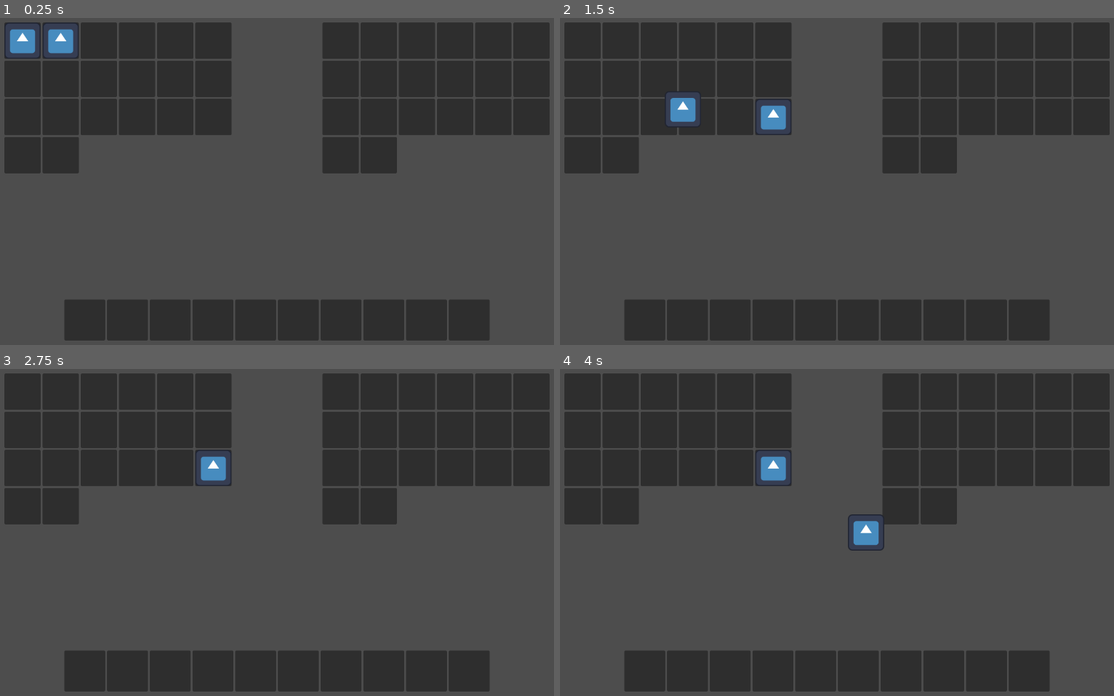
Above: before the commit, frames 1-4 (two rows, left to right).
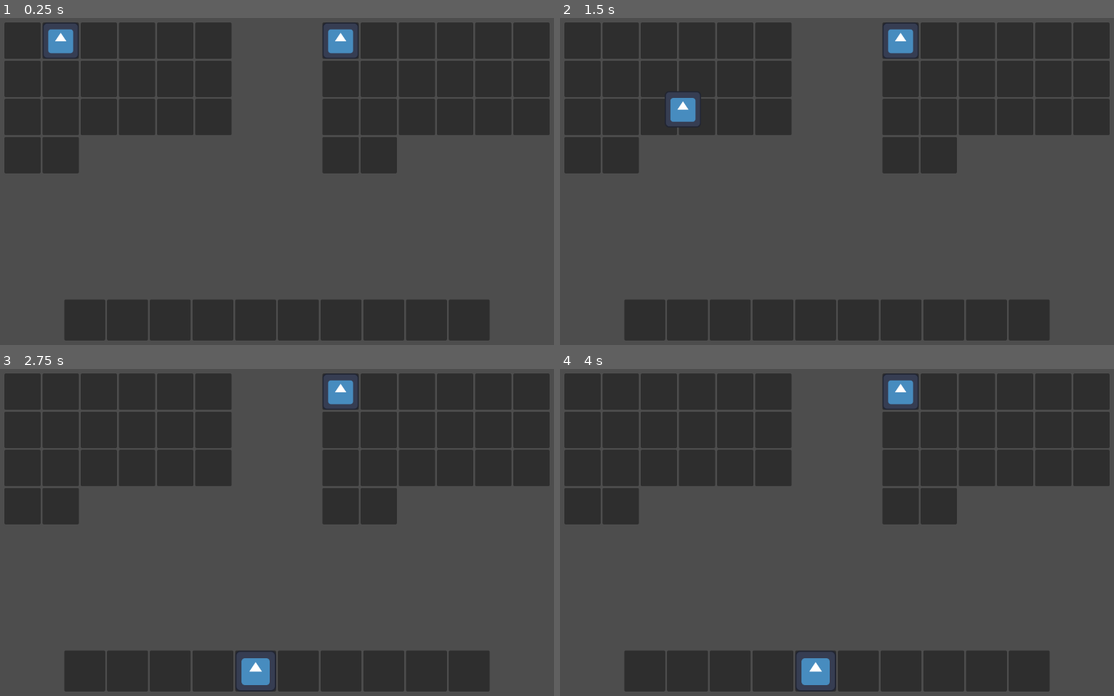
Above: after the commit, the same moments.

Repository: DAGimenez/Detector_Proyect
Game: Godot game, scene res://Escenas/inventario/mochila.tscn
Two runs of this game, one before a commit and one after it. Both use one fixed random seed, a clock stepped at 60 frames per second and the inputs below. This scene is started directly instead of the project's main scene. The engine's default icon, where the game draws it, is replaced by a stand-in: a white triangle on a blue panel in a dark square.
Inputs (mouse positions are in pixels of both pictures, inside the frame that each line leads up to):
- Up to frame 1 (0.25 s): no input
- Up to frame 2 (1.5 s): tap Enter at 0.5 s; drag from (582, 40) to (892, 109) at 0.52 s; drag from (620, 40) to (809, 246) at 1.27 s
- Up to frame 3 (2.75 s): move the mouse to (216, 467) at 2.02 s; hold D (vi_right) from 2.03 s (still down); tap Shift (vi_shift) at 2.1 s; click (216, 467) at 2.17 s
- Up to frame 4 (4 s): release D (vi_right) at 2.75 s; tap Space at 2.75 s; drag from (776, 467) to (665, 483) at 2.77 s; drag from (659, 467) to (864, 532) at 3.52 s

The runs differ from the first frame. In frame 1, 1.2% of the frame differs, in the area x 1-65%, y 1-12%; in frame 2, 1.3%; in frame 3, 2.1%; in frame 4, 2.5%, in the area x 35-65%, y 1-99%.

Commit message:
objeto inmovible

Diff:
--- a/detector-proyecto/Escenas/inventario/mochila.tscn
+++ b/detector-proyecto/Escenas/inventario/mochila.tscn
@@ -1,7 +1,8 @@
-[gd_scene load_steps=3 format=3 uid="uid://c5xahx17caxpv"]
+[gd_scene load_steps=4 format=3 uid="uid://c5xahx17caxpv"]
 
 [ext_resource type="Script" uid="uid://clgjsj3mfny3m" path="res://Escenas/inventario/mochila.gd" id="1_ab3fh"]
 [ext_resource type="PackedScene" uid="uid://bmgu7ey3ebwlr" path="res://Escenas/inventario/objetos_movibles/objetos_movibles.tscn" id="2_xib3d"]
+[ext_resource type="PackedScene" uid="uid://cidjy0vseyess" path="res://Escenas/inventario/objetos_inmovibles/objetos_inmovibles.tscn" id="3_xib3d"]
 
 [node name="mochila" type="CanvasLayer"]
 script = ExtResource("1_ab3fh")
@@ -43,9 +44,6 @@
 custom_minimum_size = Vector2(80, 80)
 layout_mode = 2
 
-[node name="objetos_movibles" parent="inventario/MarginContainer/VBoxContainer/grillas/movibles/slot" instance=ExtResource("2_xib3d")]
-layout_mode = 2
-
 [node name="slot2" type="PanelContainer" parent="inventario/MarginContainer/VBoxContainer/grillas/movibles" groups=["paneles"]]
 custom_minimum_size = Vector2(80, 80)
 layout_mode = 2
@@ -211,83 +209,86 @@
 size_flags_vertical = 0
 columns = 6
 
-[node name="slot" type="PanelContainer" parent="inventario/MarginContainer/VBoxContainer/grillas/inmovible"]
-custom_minimum_size = Vector2(80, 80)
-layout_mode = 2
-
-[node name="slot2" type="PanelContainer" parent="inventario/MarginContainer/VBoxContainer/grillas/inmovible"]
-custom_minimum_size = Vector2(80, 80)
-layout_mode = 2
-
-[node name="slot3" type="PanelContainer" parent="inventario/MarginContainer/VBoxContainer/grillas/inmovible"]
-custom_minimum_size = Vector2(80, 80)
-layout_mode = 2
-
-[node name="slot4" type="PanelContainer" parent="inventario/MarginContainer/VBoxContainer/grillas/inmovible"]
-custom_minimum_size = Vector2(80, 80)
-layout_mode = 2
-
-[node name="slot5" type="PanelContainer" parent="inventario/MarginContainer/VBoxContainer/grillas/inmovible"]
-custom_minimum_size = Vector2(80, 80)
-layout_mode = 2
-
-[node name="slot6" type="PanelContainer" parent="inventario/MarginContainer/VBoxContainer/grillas/inmovible"]
-custom_minimum_size = Vector2(80, 80)
-layout_mode = 2
-
-[node name="slot7" type="PanelContainer" parent="inventario/MarginContainer/VBoxContainer/grillas/inmovible"]
-custom_minimum_size = Vector2(80, 80)
-layout_mode = 2
-
-[node name="slot8" type="PanelContainer" parent="inventario/MarginContainer/VBoxContainer/grillas/inmovible"]
-custom_minimum_size = Vector2(80, 80)
-layout_mode = 2
-
-[node name="slot9" type="PanelContainer" parent="inventario/MarginContainer/VBoxContainer/grillas/inmovible"]
-custom_minimum_size = Vector2(80, 80)
-layout_mode = 2
-
-[node name="slot10" type="PanelContainer" parent="inventario/MarginContainer/VBoxContainer/grillas/inmovible"]
-custom_minimum_size = Vector2(80, 80)
-layout_mode = 2
-
-[node name="slot11" type="PanelContainer" parent="inventario/MarginContainer/VBoxContainer/grillas/inmovible"]
-custom_minimum_size = Vector2(80, 80)
-layout_mode = 2
-
-[node name="slot12" type="PanelContainer" parent="inventario/MarginContainer/VBoxContainer/grillas/inmovible"]
-custom_minimum_size = Vector2(80, 80)
-layout_mode = 2
-
-[node name="slot13" type="PanelContainer" parent="inventario/MarginContainer/VBoxContainer/grillas/inmovible"]
-custom_minimum_size = Vector2(80, 80)
-layout_mode = 2
-
-[node name="slot14" type="PanelContainer" parent="inventario/MarginContainer/VBoxContainer/grillas/inmovible"]
-custom_minimum_size = Vector2(80, 80)
-layout_mode = 2
-
-[node name="slot15" type="PanelContainer" parent="inventario/MarginContainer/VBoxContainer/grillas/inmovible"]
-custom_minimum_size = Vector2(80, 80)
-layout_mode = 2
-
-[node name="slot16" type="PanelContainer" parent="inventario/MarginContainer/VBoxContainer/grillas/inmovible"]
-custom_minimum_size = Vector2(80, 80)
-layout_mode = 2
-
-[node name="slot17" type="PanelContainer" parent="inventario/MarginContainer/VBoxContainer/grillas/inmovible"]
-custom_minimum_size = Vector2(80, 80)
-layout_mode = 2
-
-[node name="slot18" type="PanelContainer" parent="inventario/MarginContainer/VBoxContainer/grillas/inmovible"]
-custom_minimum_size = Vector2(80, 80)
-layout_mode = 2
-
-[node name="slot19" type="PanelContainer" parent="inventario/MarginContainer/VBoxContainer/grillas/inmovible"]
-custom_minimum_size = Vector2(80, 80)
-layout_mode = 2
-
-[node name="slot20" type="PanelContainer" parent="inventario/MarginContainer/VBoxContainer/grillas/inmovible"]
+[node name="slot" type="PanelContainer" parent="inventario/MarginContainer/VBoxContainer/grillas/inmovible" groups=["inmovibles"]]
+custom_minimum_size = Vector2(80, 80)
+layout_mode = 2
+
+[node name="objetos_inmovibles" parent="inventario/MarginContainer/VBoxContainer/grillas/inmovible/slot" instance=ExtResource("3_xib3d")]
+layout_mode = 2
+
+[node name="slot2" type="PanelContainer" parent="inventario/MarginContainer/VBoxContainer/grillas/inmovible" groups=["inmovibles"]]
+custom_minimum_size = Vector2(80, 80)
+layout_mode = 2
+
+[node name="slot3" type="PanelContainer" parent="inventario/MarginContainer/VBoxContainer/grillas/inmovible" groups=["inmovibles"]]
+custom_minimum_size = Vector2(80, 80)
+layout_mode = 2
+
+[node name="slot4" type="PanelContainer" parent="inventario/MarginContainer/VBoxContainer/grillas/inmovible" groups=["inmovibles"]]
+custom_minimum_size = Vector2(80, 80)
+layout_mode = 2
+
+[node name="slot5" type="PanelContainer" parent="inventario/MarginContainer/VBoxContainer/grillas/inmovible" groups=["inmovibles"]]
+custom_minimum_size = Vector2(80, 80)
+layout_mode = 2
+
+[node name="slot6" type="PanelContainer" parent="inventario/MarginContainer/VBoxContainer/grillas/inmovible" groups=["inmovibles"]]
+custom_minimum_size = Vector2(80, 80)
+layout_mode = 2
+
+[node name="slot7" type="PanelContainer" parent="inventario/MarginContainer/VBoxContainer/grillas/inmovible" groups=["inmovibles"]]
+custom_minimum_size = Vector2(80, 80)
+layout_mode = 2
+
+[node name="slot8" type="PanelContainer" parent="inventario/MarginContainer/VBoxContainer/grillas/inmovible" groups=["inmovibles"]]
+custom_minimum_size = Vector2(80, 80)
+layout_mode = 2
+
+[node name="slot9" type="PanelContainer" parent="inventario/MarginContainer/VBoxContainer/grillas/inmovible" groups=["inmovibles"]]
+custom_minimum_size = Vector2(80, 80)
+layout_mode = 2
+
+[node name="slot10" type="PanelContainer" parent="inventario/MarginContainer/VBoxContainer/grillas/inmovible" groups=["inmovibles"]]
+custom_minimum_size = Vector2(80, 80)
+layout_mode = 2
+
+[node name="slot11" type="PanelContainer" parent="inventario/MarginContainer/VBoxContainer/grillas/inmovible" groups=["inmovibles"]]
+custom_minimum_size = Vector2(80, 80)
+layout_mode = 2
+
+[node name="slot12" type="PanelContainer" parent="inventario/MarginContainer/VBoxContainer/grillas/inmovible" groups=["inmovibles"]]
+custom_minimum_size = Vector2(80, 80)
+layout_mode = 2
+
+[node name="slot13" type="PanelContainer" parent="inventario/MarginContainer/VBoxContainer/grillas/inmovible" groups=["inmovibles"]]
+custom_minimum_size = Vector2(80, 80)
+layout_mode = 2
+
+[node name="slot14" type="PanelContainer" parent="inventario/MarginContainer/VBoxContainer/grillas/inmovible" groups=["inmovibles"]]
+custom_minimum_size = Vector2(80, 80)
+layout_mode = 2
+
+[node name="slot15" type="PanelContainer" parent="inventario/MarginContainer/VBoxContainer/grillas/inmovible" groups=["inmovibles"]]
+custom_minimum_size = Vector2(80, 80)
+layout_mode = 2
+
+[node name="slot16" type="PanelContainer" parent="inventario/MarginContainer/VBoxContainer/grillas/inmovible" groups=["inmovibles"]]
+custom_minimum_size = Vector2(80, 80)
+layout_mode = 2
+
+[node name="slot17" type="PanelContainer" parent="inventario/MarginContainer/VBoxContainer/grillas/inmovible" groups=["inmovibles"]]
+custom_minimum_size = Vector2(80, 80)
+layout_mode = 2
+
+[node name="slot18" type="PanelContainer" parent="inventario/MarginContainer/VBoxContainer/grillas/inmovible" groups=["inmovibles"]]
+custom_minimum_size = Vector2(80, 80)
+layout_mode = 2
+
+[node name="slot19" type="PanelContainer" parent="inventario/MarginContainer/VBoxContainer/grillas/inmovible" groups=["inmovibles"]]
+custom_minimum_size = Vector2(80, 80)
+layout_mode = 2
+
+[node name="slot20" type="PanelContainer" parent="inventario/MarginContainer/VBoxContainer/grillas/inmovible" groups=["inmovibles"]]
 custom_minimum_size = Vector2(80, 80)
 layout_mode = 2
 
@@ -381,42 +382,42 @@
 size_flags_vertical = 4
 columns = 10
 
-[node name="slot" type="PanelContainer" parent="inventario/MarginContainer/VBoxContainer/slots_principal/GridContainer"]
-custom_minimum_size = Vector2(90, 90)
-layout_mode = 2
-
-[node name="slot2" type="PanelContainer" parent="inventario/MarginContainer/VBoxContainer/slots_principal/GridContainer"]
-custom_minimum_size = Vector2(90, 90)
-layout_mode = 2
-
-[node name="slot3" type="PanelContainer" parent="inventario/MarginContainer/VBoxContainer/slots_principal/GridContainer"]
-custom_minimum_size = Vector2(90, 90)
-layout_mode = 2
-
-[node name="slot4" type="PanelContainer" parent="inventario/MarginContainer/VBoxContainer/slots_principal/GridContainer"]
-custom_minimum_size = Vector2(90, 90)
-layout_mode = 2
-
-[node name="slot5" type="PanelContainer" parent="inventario/MarginContainer/VBoxContainer/slots_principal/GridContainer"]
-custom_minimum_size = Vector2(90, 90)
-layout_mode = 2
-
-[node name="slot6" type="PanelContainer" parent="inventario/MarginContainer/VBoxContainer/slots_principal/GridContainer"]
-custom_minimum_size = Vector2(90, 90)
-layout_mode = 2
-
-[node name="slot7" type="PanelContainer" parent="inventario/MarginContainer/VBoxContainer/slots_principal/GridContainer"]
-custom_minimum_size = Vector2(90, 90)
-layout_mode = 2
-
-[node name="slot8" type="PanelContainer" parent="inventario/MarginContainer/VBoxContainer/slots_principal/GridContainer"]
-custom_minimum_size = Vector2(90, 90)
-layout_mode = 2
-
-[node name="slot9" type="PanelContainer" parent="inventario/MarginContainer/VBoxContainer/slots_principal/GridContainer"]
-custom_minimum_size = Vector2(90, 90)
-layout_mode = 2
-
-[node name="slot10" type="PanelContainer" parent="inventario/MarginContainer/VBoxContainer/slots_principal/GridContainer"]
-custom_minimum_size = Vector2(90, 90)
-layout_mode = 2
+[node name="slot" type="PanelContainer" parent="inventario/MarginContainer/VBoxContainer/slots_principal/GridContainer" groups=["paneles"]]
+custom_minimum_size = Vector2(90, 90)
+layout_mode = 2
+
+[node name="slot2" type="PanelContainer" parent="inventario/MarginContainer/VBoxContainer/slots_principal/GridContainer" groups=["paneles"]]
+custom_minimum_size = Vector2(90, 90)
+layout_mode = 2
+
+[node name="slot3" type="PanelContainer" parent="inventario/MarginContainer/VBoxContainer/slots_principal/GridContainer" groups=["paneles"]]
+custom_minimum_size = Vector2(90, 90)
+layout_mode = 2
+
+[node name="slot4" type="PanelContainer" parent="inventario/MarginContainer/VBoxContainer/slots_principal/GridContainer" groups=["paneles"]]
+custom_minimum_size = Vector2(90, 90)
+layout_mode = 2
+
+[node name="slot5" type="PanelContainer" parent="inventario/MarginContainer/VBoxContainer/slots_principal/GridContainer" groups=["paneles"]]
+custom_minimum_size = Vector2(90, 90)
+layout_mode = 2
+
+[node name="slot6" type="PanelContainer" parent="inventario/MarginContainer/VBoxContainer/slots_principal/GridContainer" groups=["paneles"]]
+custom_minimum_size = Vector2(90, 90)
+layout_mode = 2
+
+[node name="slot7" type="PanelContainer" parent="inventario/MarginContainer/VBoxContainer/slots_principal/GridContainer" groups=["paneles"]]
+custom_minimum_size = Vector2(90, 90)
+layout_mode = 2
+
+[node name="slot8" type="PanelContainer" parent="inventario/MarginContainer/VBoxContainer/slots_principal/GridContainer" groups=["paneles"]]
+custom_minimum_size = Vector2(90, 90)
+layout_mode = 2
+
+[node name="slot9" type="PanelContainer" parent="inventario/MarginContainer/VBoxContainer/slots_principal/GridContainer" groups=["paneles"]]
+custom_minimum_size = Vector2(90, 90)
+layout_mode = 2
+
+[node name="slot10" type="PanelContainer" parent="inventario/MarginContainer/VBoxContainer/slots_principal/GridContainer" groups=["paneles"]]
+custom_minimum_size = Vector2(90, 90)
+layout_mode = 2
--- /dev/null
+++ b/detector-proyecto/Escenas/inventario/objetos_inmovibles/objetos_inmovibles.gd
@@ -0,0 +1,18 @@
+extends TextureRect
+
+
+func colocarse_en_panel_mas_cercano():
+	var panels := get_tree().get_nodes_in_group("paneles")
+	var mas_cercano : PanelContainer = null
+	var distancia_min := INF
+
+	for panel in panels:
+		var d = panel.global_position.distance_to(global_position)
+		if d < distancia_min:
+			distancia_min = d
+			mas_cercano = panel
+
+	if mas_cercano:
+		get_parent().remove_child(self)
+		mas_cercano.add_child(self)
+		global_position = mas_cercano.global_position
--- /dev/null
+++ b/detector-proyecto/Escenas/inventario/objetos_inmovibles/objetos_inmovibles.tscn
@@ -0,0 +1,13 @@
+[gd_scene load_steps=3 format=3 uid="uid://cidjy0vseyess"]
+
+[ext_resource type="Texture2D" uid="uid://cgbn3psjyemuc" path="res://icon.svg" id="1_2t346"]
+[ext_resource type="Script" uid="uid://b4vdtrbcrvwp3" path="res://Escenas/inventario/objetos_inmovibles/objetos_inmovibles.gd" id="1_w6nu3"]
+
+[node name="objetos_inmovibles" type="TextureRect"]
+custom_minimum_size = Vector2(40, 40)
+offset_right = 40.0
+offset_bottom = 40.0
+pivot_offset = Vector2(191, 147)
+texture = ExtResource("1_2t346")
+expand_mode = 1
+script = ExtResource("1_w6nu3")
--- a/detector-proyecto/Escenas/inventario/objetos_movibles/objetos_movibles.gd
+++ b/detector-proyecto/Escenas/inventario/objetos_movibles/objetos_movibles.gd
@@ -6,6 +6,7 @@
 var offset := Vector2.ZERO
 # Referencia al nodo que está por encima de todo
 @onready var canvas_layer = get_viewport().get_node("mochila/inventario")
+
 
 func _gui_input(event):
 	if event is InputEventMouseButton and event.button_index == MOUSE_BUTTON_LEFT:
Not shown, added: detector-proyecto/Escenas/inventario/objetos_inmovibles/objetos_inmovibles.gd.uid
